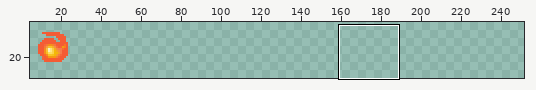
One commit to this sprite sheet: Assets/Sprites/mario/marioBullet.png. The picture above shows the old version from afar; the outline marks the close-up.
Close-up. Before the commit:
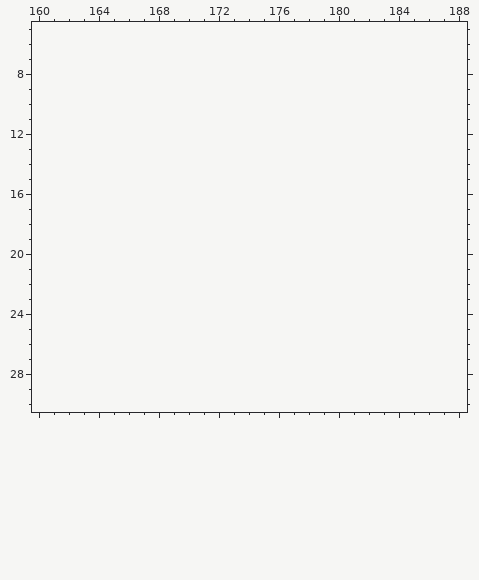
The file is 32x32 pixels. Colours within 5 levels of each other are drawn and written as one. Shown: x 160..188, y 5..30. The old version is drawn lined up with the new one, on the new canvas. The wide view leaves out empty margins. The commit also changed other parts of the picture, which this record leaves out.
Once edited:
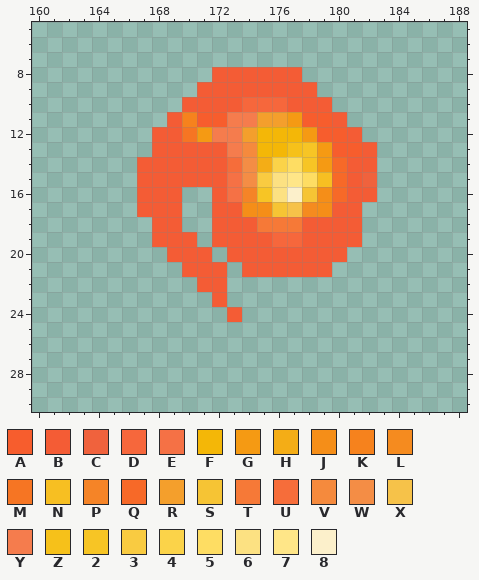
Palette (. is transparent): A #f75d2d  B #f45c35  C #f0623d  D #f6673c  E #f57145  F #f4b707  G #f59a13  H #f4ad16  J #f58e18  K #f6821d  L #f58b1f  M #f67523  N #f7bf22  P #f58427  Q #f76928  R #f49f2c  S #f6c434  T #f67937  U #f66d3a  V #f58a3d  W #f48d45  X #f6c249  Y #f57c4d  Z #f6c11a  2 #f7c525  3 #f9cb41  4 #fbd349  5 #fedd63  6 #fce182  7 #ffe688  8 #fcf0cb
Change:
canvas 32x32 -> 256x32
@@ x 165..184 @@
  7 ....................
- 8 ....................
- 9 ....................
-10 ....................
-11 ....................
-12 ....................
-13 ....................
-14 ....................
-15 ....................
-16 ....................
-17 ....................
-18 ....................
-19 ....................
-20 ....................
-21 ....................
-22 ....................
-23 ....................
-24 ....................
+ 8 .......BBBBBB.......
+ 9 ......BBBBBBBB......
+10 .....BBBBDDDBBB.....
+11 ....BKAAYYRRGAAB....
+12 ...BBMGYYRFFFGAAB...
+13 ...BBBBBYVFFZ2GAAB..
+14 ..BBBBBBUWH452GQBB..
+15 ..BBBBBBEW3675NQBC..
+16 ..BBB..BEP268SJQBB..
+17 ..BBB..BBJJSXLJBB...
+18 ...BB..BBBTTTBBBB...
+19 ...BBB.BBBBDDBBBB...
+20 ....BBB.BBBBBBBB....
+21 .....BBB.BBBBBB.....
+22 ......BB............
+23 .......B............
+24 ........B...........
 25 ....................
Changed places in both close-ups, as pixel boxes (x1, y1, x2, y2):
added: (137, 67, 377, 322)
